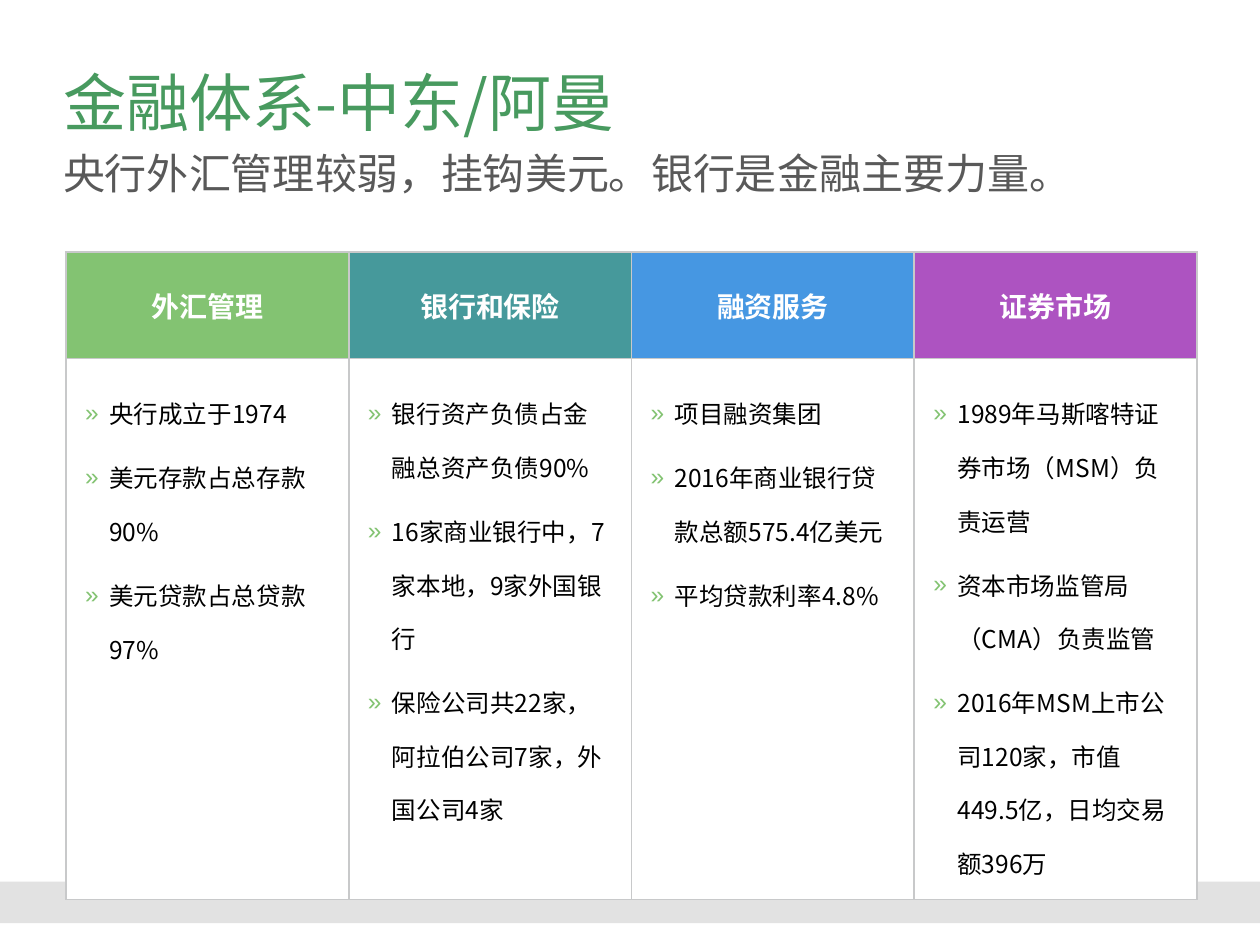
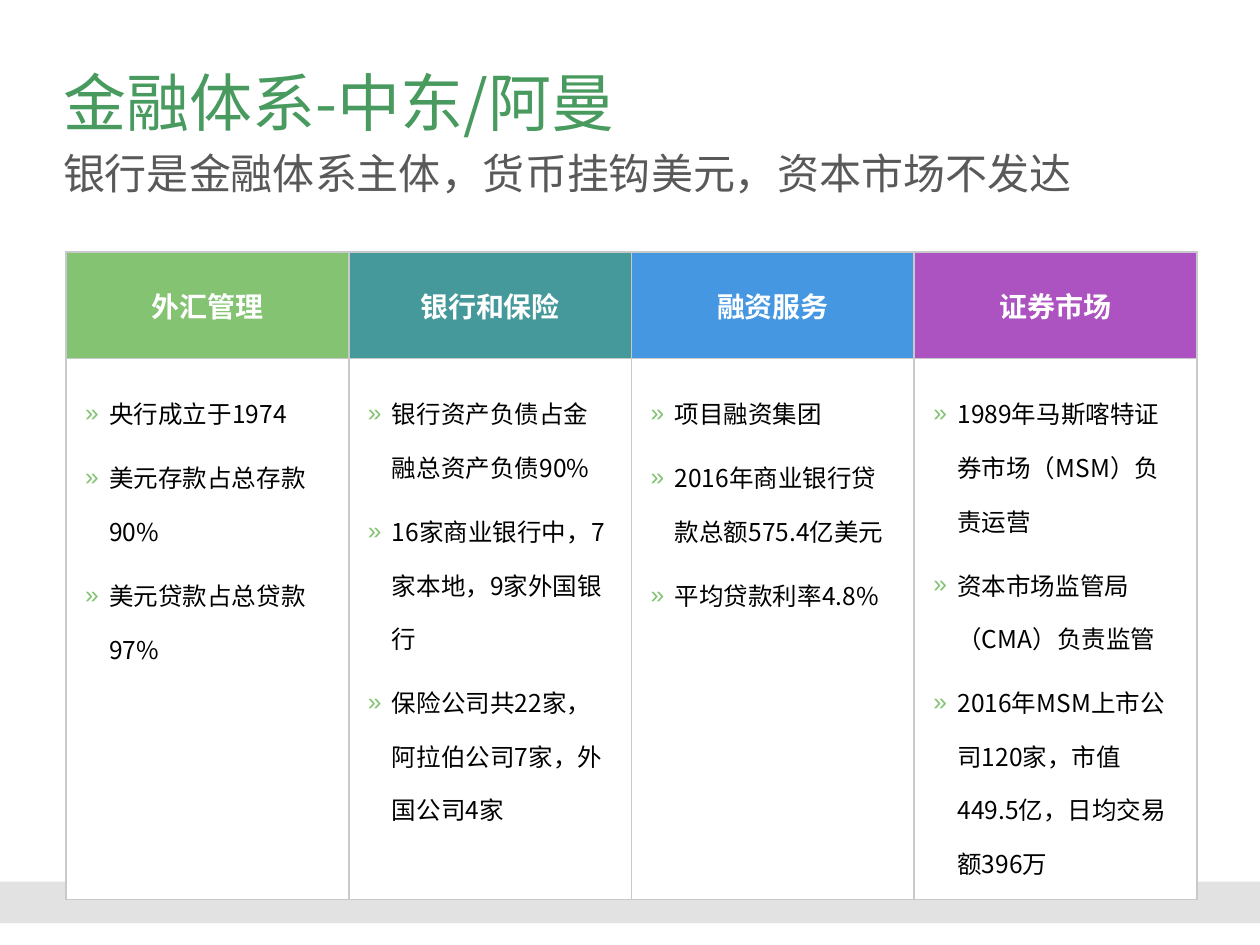
Before and after one commit to Catfeeds/DOC, a slide deck: slide 4 of 阿曼/proposal for Oman.pptx (slide 6 before the commit). Drawn at 1260x945 pixels with LibreOffice and Linux fonts; fonts in the diff are those of the drawing; background and template pictures are left out. Boxes give left, top, right and bottom in pixels: in the first picture for what was removed or moved away, otherwise in the second. Text is boxed around its words. In the diff, an @@ line names an element or a change of style, - is before the commit and + after.

```diff
--- a/阿曼/proposal for Oman.pptx
+++ b/阿曼/proposal for Oman.pptx
@@ text at (x1=63, y1=153, x2=1071, y2=193): text changed @@
-央行外汇管理较弱，挂钩美元。银行是金融主要力量。
+银行是金融体系主体，货币挂钩美元，资本市场不发达
```
Also in this commit, not shown: 2 other slides changed, 8 slides added, 1 slide removed, 4 other files.
